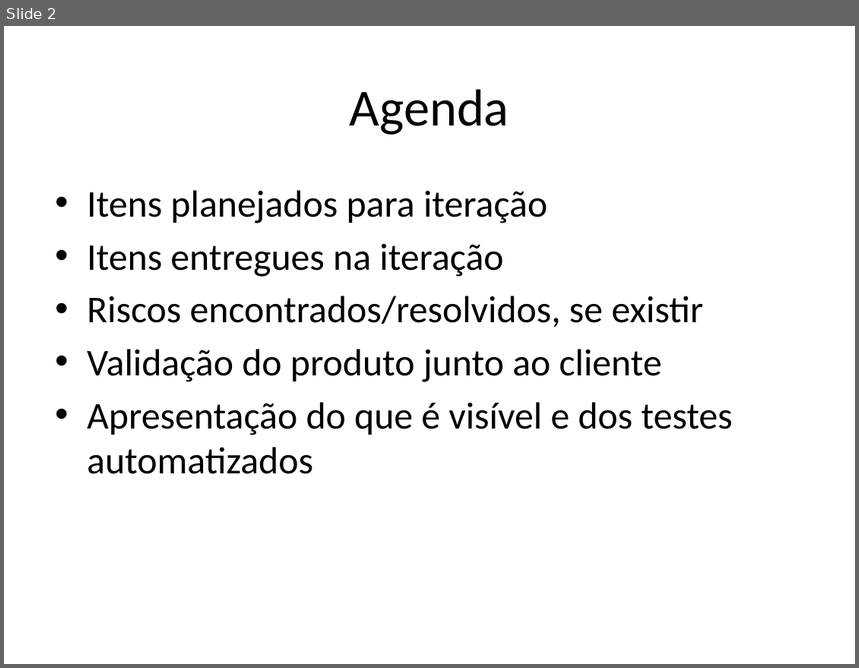
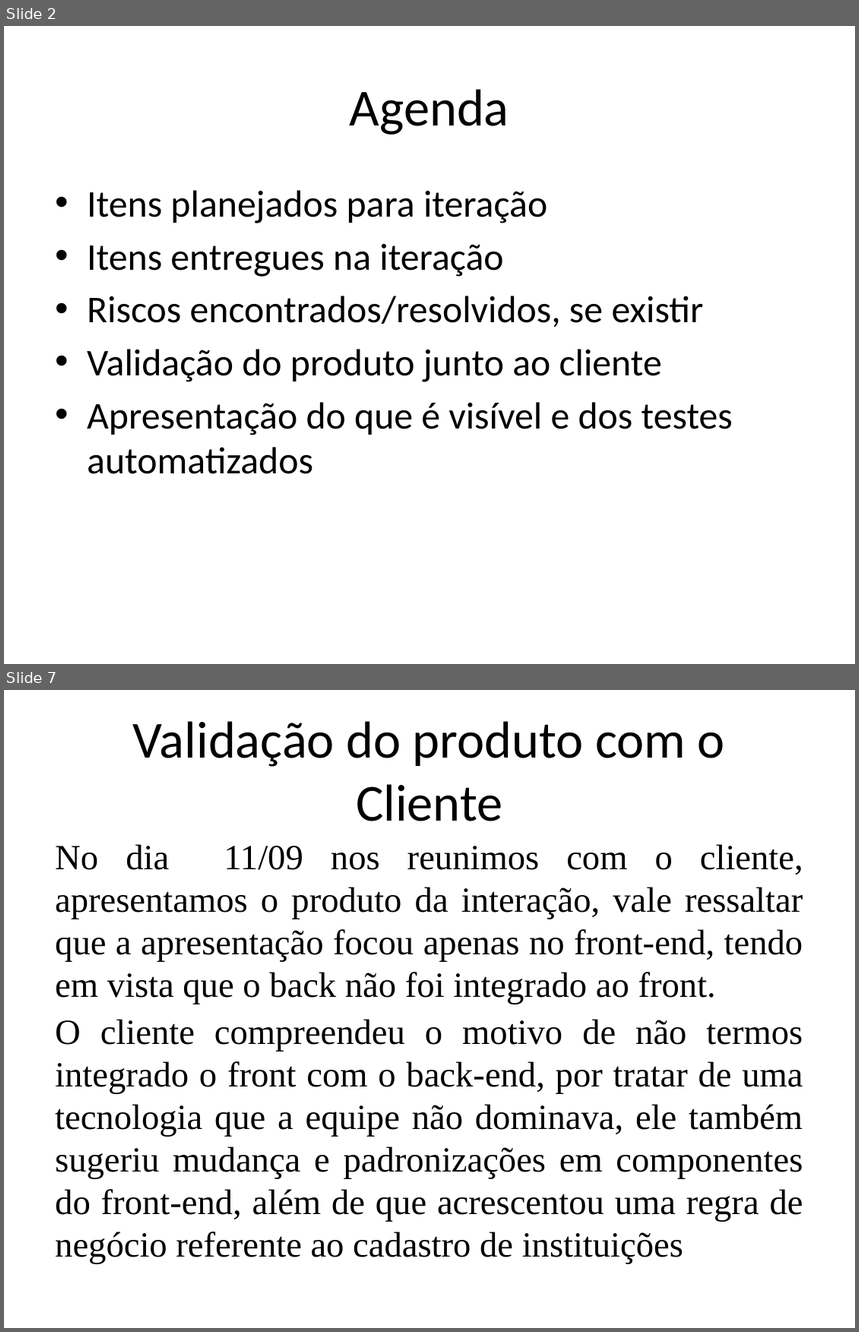
Before and after one commit to Antoniojustino4/sysmeeting, a slide deck: docs/PJ2/1 Interação/Template_apresentacao_de_resultados.pptx. Shown one above the other, each under a label of ours: slide 2 before the commit, slides 2 and 7 after it; the slides between them are not shown. The pictures are 859x668 and 859x1332 pixels, drawn with LibreOffice and Linux fonts; fonts in the diff are those of the drawing. Boxes give left, top, right and bottom in pixels: in the first picture for what was removed or moved away, otherwise in the second. Text is boxed around its words. In the diff, an @@ line names an element or a change of style, - is before the commit and + after.

```diff
--- a/docs/PJ2/1 Interação/Template_apresentacao_de_resultados.pptx
+++ b/docs/PJ2/1 Interação/Template_apresentacao_de_resultados.pptx
@@ slide 7 added at <box>4,690,855,1328</box>, background #FFFFFF @@
@@ title added at <box>133,721,725,821</box>, 44 pt, text #000000 @@
+Validação do produto com o Cliente
@@ text added at <box>55,844,804,1264</box>, 30 pt, text #000000 @@
+No dia 11/09 nos reunimos com o cliente, apresentamos o produto da interação, vale ressaltar que a apresentação focou apenas no front-end, tendo em vista que o back não foi integrado ao front.
+O cliente compreendeu o motivo de não termos integrado o front com o back-end, por tratar de uma tecnologia que a equipe não dominava, ele também sugeriu mudança e padronizações em componentes do front-end, além de que acrescentou uma regra de negócio referente ao cadastro de instituições
```
Also in this commit, not shown: 1 other slide changed, 4 other slides added, 7 other files.
